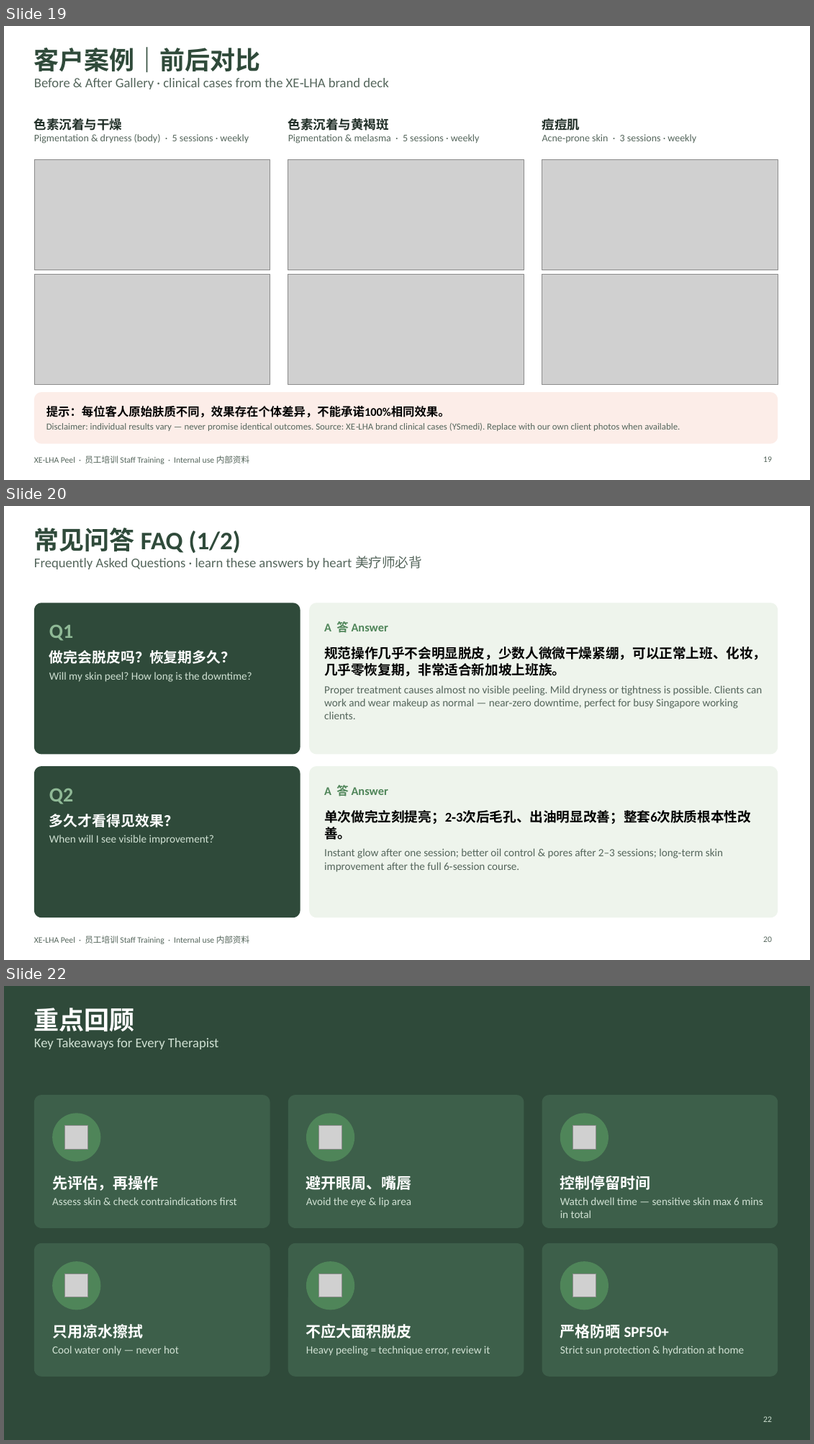
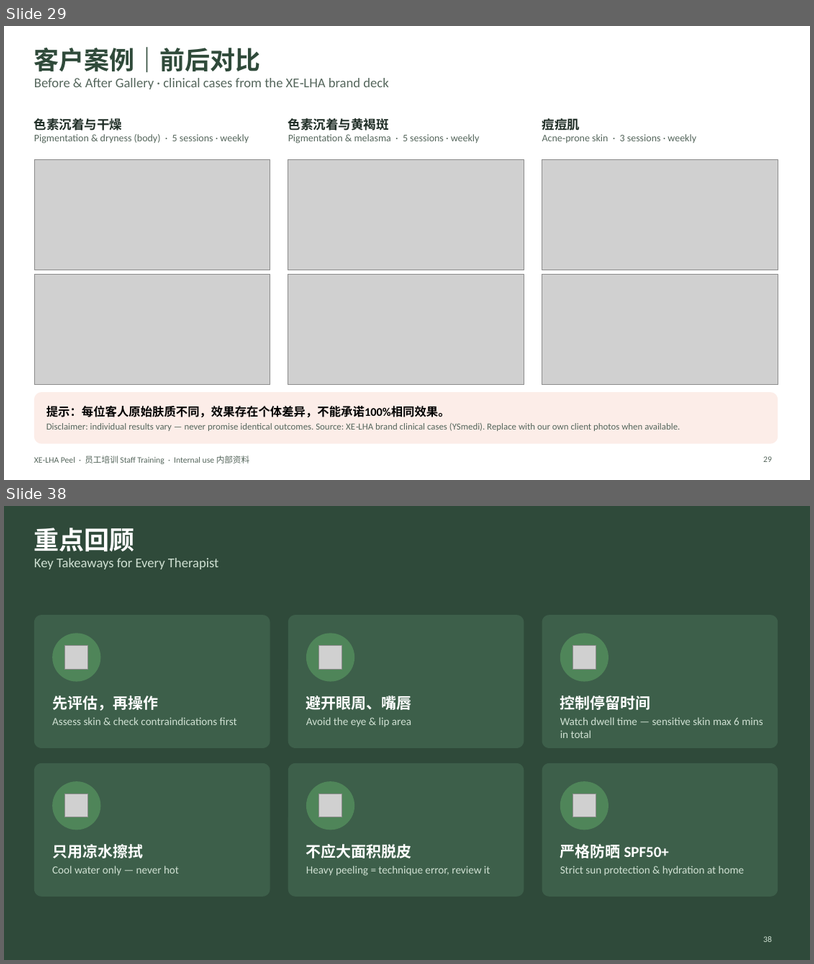
Before and after one commit to wanxinlee/cautious-computing-machine, a slide deck: XE-LHA-Peel-Staff-Training.pptx. Shown one above the other, each under a label of ours: slides 19, 20 and 22 before the commit, slides 29 and 38 after it; the slides between them are not shown. The pictures are 814x1444 and 814x964 pixels, drawn with LibreOffice and Linux fonts; fonts in the diff are those of the drawing; grey boxes stand for pictures. Boxes give left, top, right and bottom in pixels: in the first picture for what was removed or moved away, otherwise in the second. Text is boxed around its words. In the diff, an @@ line names an element or a change of style, - is before the commit and + after.

```diff
--- a/XE-LHA-Peel-Staff-Training.pptx
+++ b/XE-LHA-Peel-Staff-Training.pptx
@@ slide 20 removed at box(4, 506, 810, 960), background #FFFFFF; not listed: 1 template element that a slide beside it also shows @@
@@ title removed at box(34, 528, 422, 569) @@
-常见问答 FAQ (1/2)
-Frequently Asked Questions · learn these answers by heart 美疗师必背
@@ rounded rectangle removed at box(34, 602, 301, 754) @@
@@ rounded rectangle removed at box(309, 602, 778, 754) @@
@@ text removed at box(49, 625, 73, 641) @@
-Q1
@@ text removed at box(324, 621, 388, 633) @@
-A 答 Answer
@@ text removed at box(49, 650, 252, 682) @@
-做完会脱皮吗？恢复期多久？
-Will my skin peel? How long is the downtime?
@@ text removed at box(324, 646, 766, 719) @@
-规范操作几乎不会明显脱皮，少数人微微干燥紧绷，可以正常上班、化妆，几乎零恢复期，非常适合新加坡上班族。
-Proper treatment causes almost no visible peeling. Mild dryness or tightness is possible. Clients can work and wear makeup as normal — near‑zero downtime, perfect for busy Singapore working clients.
@@ rounded rectangle removed at box(34, 766, 301, 917) @@
@@ rounded rectangle removed at box(309, 766, 778, 917) @@
@@ text removed at box(324, 785, 388, 796) @@
-A 答 Answer
@@ text removed at box(49, 788, 73, 804) @@
-Q2
@@ text removed at box(49, 813, 214, 844) @@
-多久才看得见效果？
-When will I see visible improvement?
@@ text removed at box(324, 810, 751, 872) @@
-单次做完立刻提亮；2‑3次后毛孔、出油明显改善；整套6次肤质根本性改善。
-Instant glow after one session; better oil control & pores after 2–3 sessions; long‑term skin improvement after the full 6‑session course.
@@ page number removed at box(764, 936, 772, 942) @@
-20
@@ what was slide 19 is now slide 29 @@
@@ what was slide 22 is now slide 38 @@
@@ page number at box(764, 936, 772, 942): text changed @@
-22
+38
```
Also in this commit, not shown: 3 slides changed, 18 slides added, 1 other slide removed.
